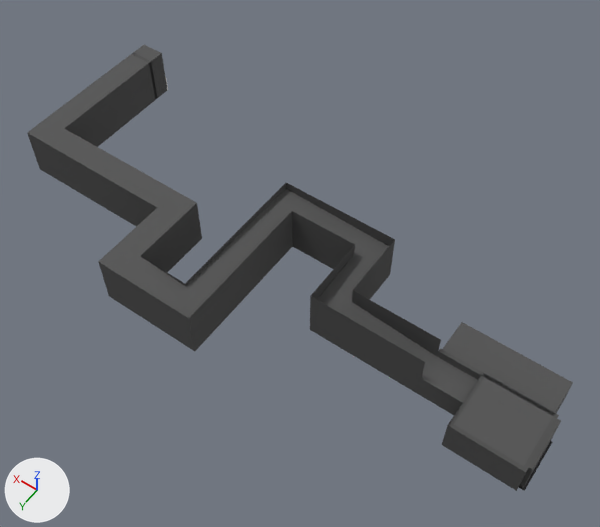
The Blender file resources/blend_files/level_base.blend as it was, and as the next commit left it.
One viewpoint serves both versions: a 50 mm lens placed at (-64.1, 59.6, 72.5), pointed at (-31.7, 14.3, 1.3). Arrows for +X, +Y and +Z are at lower left; the lights stay in place.

Script lines for the objects in view, before the commit:
```python
ob_hallwall = bpy.data.objects.new('HallWall', me_plane_005)
ob_hallwall.location = (-50.0, 20.0, 0.0)
ob_hallwall.rotation_euler = (-4.712, 1.571, 0.0)  # degrees (-270, 90, 0)
ob_hallwall.scale = (2.5, 6.25, 2.5)
ob_interrogationfloor = bpy.data.objects.new('InterrogationFloor', me_plane_008)
ob_interrogationfloor.location = (-55.0, 23.0, 0.0)
ob_interrogationfloor.scale = (2.5, 1.5, 2.5)
ob_mesh_8_001 = bpy.data.objects.new('Mesh_8.001', me_mesh_8_002)
ob_mesh_8_001.location = (0.5, 9.5, 3.0)
ob_mesh_8_002 = bpy.data.objects.new('Mesh_8.002', me_mesh_8_003)
ob_mesh_8_002.location = (3.0, 9.5, 6.0)
ob_mesh_8_002.rotation_euler = (0.0, -1.571, 0.0)  # degrees (0, -90, 0)
ob_mesh_8_004 = bpy.data.objects.new('Mesh_8.004', me_mesh_8_005)
ob_mesh_8_004.location = (-7.0, 20.0, 3.0)
ob_mesh_8_004.rotation_euler = (0.0, 0.0, 1.571)  # degrees (0, 0, 90)
# also in view: 'HallCeiling' at (-52.5, 18.5, 3.0); 'Ceiling' at (-56.0, 14.5, 3.0); 'ShortDoorFrame.001' at (-58.5, 20.0, 2.0); 'Ceiling.001' at (-58.5, 20.0, 4.0)
```
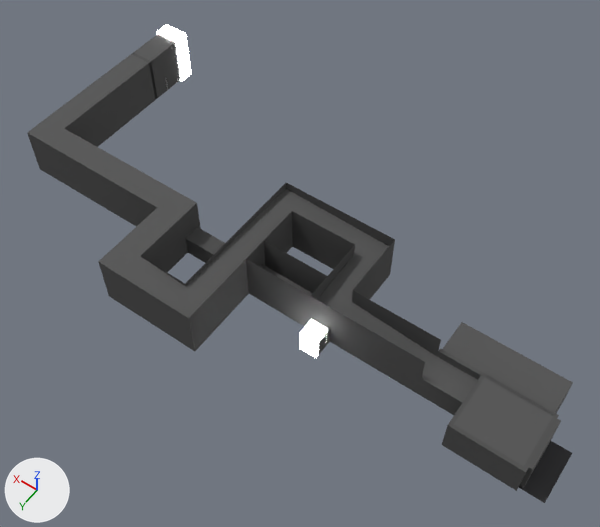
Patch to the scene script:
```diff
--- a/resources/blend_files/level_base.blend.py
+++ b/resources/blend_files/level_base.blend.py
@@ me_mesh_8_002 @@
-me_mesh_8_002.from_pydata(...)  # 18 vertices, 8 faces; spans x -50.5..-0.5, y -9.5..16.5, z -3.0..3.0
+me_mesh_8_002.from_pydata(...)  # 30 vertices, 16 faces, 1 loose edge; spans x -50.5..-0.5, y -12.5..16.5, z -3.0..3.0
+# me_mesh_8_002 part 1: 12 vertices added at x -26.5..-20.5, y 7.5..10.5, z -3.0..3.0
+# me_mesh_8_002 part 2: 2 vertices moved from x -0.5, y -9.5, z -3.0..3.0 to x -0.5, y -12.5, z -3.0..3.0
 me_mesh_8_002.materials.append(mat_wallmesh)
@@ me_mesh_8_003 @@
 me_mesh_8_003.from_pydata(...)  # 18 vertices, 11 faces; spans x -3.0..0.0, y -9.5..19.5, z 0.0..53.0
 # used by ob_mesh_8_002; location = (3.0, 9.5, 6.0); rotation_euler = (0.0, -1.571, 0.0), in degrees (0, -90, 0)
-me_mesh_8_003.vertices[1].co = (0.0, -9.5, 3.0)  # pixel (161, 52)
-me_mesh_8_003.vertices[2].co = (0.0, -9.5, 0.0)  # pixel (143, 44)
+# me_mesh_8_003 part 3
+me_mesh_8_003.vertices[1].co = (0.0, -12.5, 3.0)  # pixel (177, 40)
+me_mesh_8_003.vertices[2].co = (0.0, -12.5, 0.0)
 me_mesh_8_003.materials.append(mat_ceiling)
@@ me_mesh_8_005 @@
 # used by ob_mesh_8_004; location = (-7.0, 20.0, 3.0); rotation_euler = (0.0, 0.0, 1.571), in degrees (0, 0, 90)
-me_mesh_8_005.from_pydata(...)  # 18 vertices, 8 faces; spans x -20.0..9.0, y -10.0..43.0, z -3.0..3.0
+me_mesh_8_005.from_pydata(...)  # 46 vertices, 27 faces, 1 loose edge; spans x -23.0..9.0, y -10.0..43.0, z -3.0..3.0
+# me_mesh_8_005 part 4: 28 vertices added at x -3.0..2.0, y 22.0..32.5, z -3.0..3.0
 me_mesh_8_005.materials.append(mat_wallmesh)
@@ me_plane_008 @@
 me_plane_008.from_pydata(...)  # 4 vertices, 1 face; spans x -3.2..0.0, y -4.0..0.0, z 0.0
 # used by ob_interrogationfloor; location = (-55.0, 23.0, 0.0); scale = (2.5, 1.5, 2.5)
-me_plane_008.vertices[0].co = (-3.2, -4.0, 0.0)  # pixel (552, 441)
-me_plane_008.vertices[2].co = (-3.2, 0.0, 0.0)  # pixel (524, 491)
+# me_plane_008 part 5
+me_plane_008.vertices[0].co = (-4.0, -4.0, 0.0)  # pixel (572, 453)
+me_plane_008.vertices[2].co = (-4.0, 0.0, 0.0)  # pixel (544, 503)
 me_plane_008.materials.append(mat_interrogationfloor)
@@ ob_glowrealm_001 @@
+ob_glowrealm_001 = bpy.data.objects.new('GlowRealm.001', me_cube_002)  # a box spanning x -1.7..1.7, y -1.0..1.0, z -3.3..3.3; in mat_material_001 (white #e7e7e7)
+ob_glowrealm_001.location = (1.5, -3.6, 3.0)
@@ ob_glowrealm @@
+ob_glowrealm = bpy.data.objects.new('GlowRealm', me_cube_001)  # a box spanning x -1.0..1.0, y -1.0..1.0, z -1.0..2.0; in mat_material_001 (white #e7e7e7)
+ob_glowrealm.location = (-38.5, 21.5, 1.0)
```

Where the change shows, as pixel boxes [x1, y1, x2, y2] in the pictures (600 x 527 px; the box of a moved part takes in the faces that stretch with it):
'Mesh_8.002', reshaped
    before: [27, 45, 437, 377]
    after: [27, 34, 437, 377]
'Mesh_8.001', reshaped
    before: [65, 53, 441, 356]
    after: [65, 43, 441, 356]
'InterrogationFloor', reshaped
    before: [519, 441, 552, 491]
    after: [519, 441, 572, 503]
'GlowRealm.001', added
    after: [156, 24, 192, 82]
'GlowRealm', added
    after: [300, 319, 328, 358]
part 1 of me_mesh_8_002, added
    after: [141, 183, 286, 286]
part 2 of me_mesh_8_002, moved or reshaped
    before: [65, 53, 167, 147]
    after: [65, 43, 180, 147]
part 3 of me_mesh_8_003, moved or reshaped
    before: [27, 45, 161, 133]
    after: [27, 34, 175, 133]
part 4 of me_mesh_8_005, added
    after: [189, 212, 425, 394]
